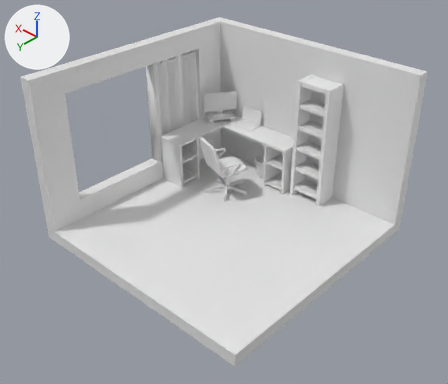
Two versions of the Blender file static/myroom.blend, one commit apart.
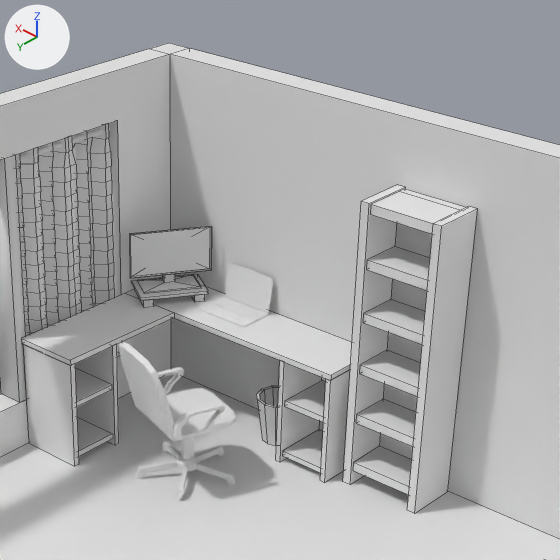
Old and new are each drawn whole from a 50 mm camera at (-11.14, 12.1, 11.59) aimed at (-0.3, 0.41, 1.88) and again close up on the part from 34% to 84% of the width and 0% to 59% of the height. Arrows for +X, +Y and +Z are at upper left; the lights stay in place. The close-ups show mesh edges as thin lines.

The first close-up shows 'Cylinder', 'chairAccoudoirR', 'chairFeet', 'chairSeat', 'curtain', 'desk', 'grandMeuble', 'laptopScreen', 'screen', 'screenStand', 'wall', 'woodBar'.
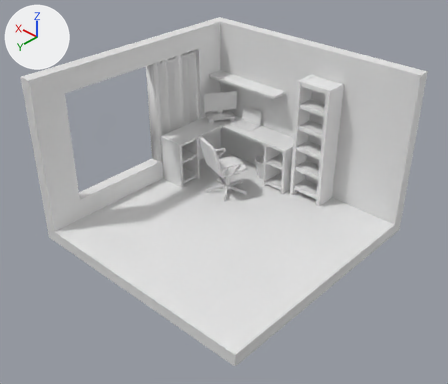
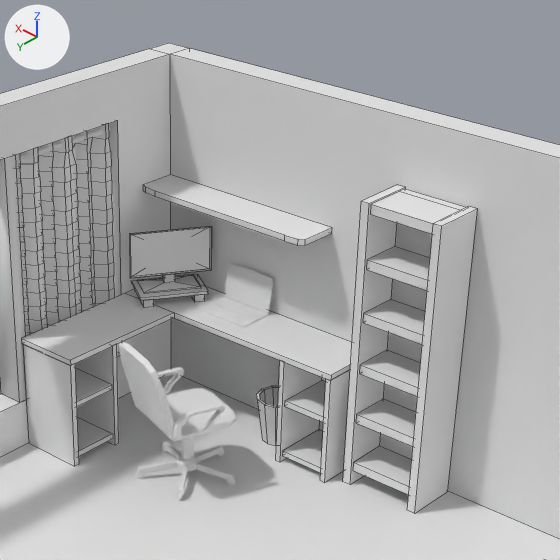
What changed in the scene script:
```text
Add me_cube_033:
    me_cube_033.from_pydata([(-0.99, -1.0, -1.0), (-0.99, -1.0, 1.0), (1.0, -1.0, -1.0), (1.0, -1.0, 1.0), (-0.99, 0.8, -1.0), (-0.79, 1.0, -1.0), (-0.93, 0.94, -1.0), (-0.79, 1.0, 1.0), (-0.99, 0.8, 1.0), (-0.93, 0.94, 1.0), (0.8, 1.0, -1.0), (1.0, 0.8, -1.0), (0.94, 0.94, -1.0), (1.0, 0.8, 1.0), (0.8, 1.0, 1.0), (0.94, 0.94, 1.0)], [], [(5, 7, 14, 10), (13, 15, 14, 7, 9, 8, 1, 3), (0, 1, 8, 4), (7, 5, 6, 9), (9, 6, 4, 8), (13, 11, 12, 15), (15, 12, 10, 14), (4, 6, 5, 10, 12, 11, 2, 0)])
Add ob_bookshelf:
    ob_bookshelf = bpy.data.objects.new('bookShelf', me_cube_033)
    ob_bookshelf.location = (2.1, -3.28, 3.59)
    ob_bookshelf.scale = (1.5, 0.318, 0.0429)
```

Pixel boxes [x1, y1, x2, y2] of what changed, in the close-ups (560 x 560 px):
'bookShelf', added: after [143, 175, 332, 246]
